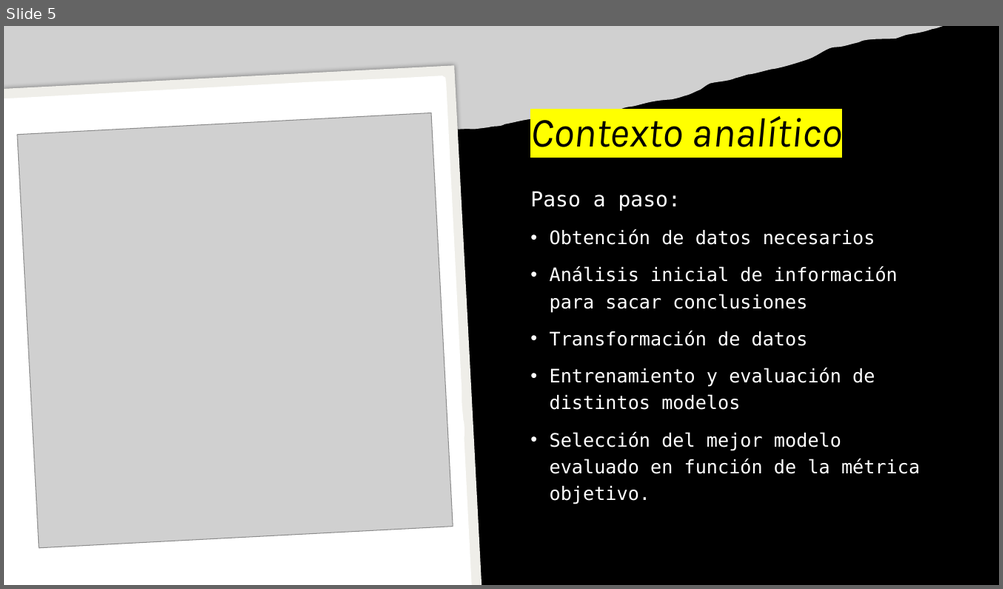
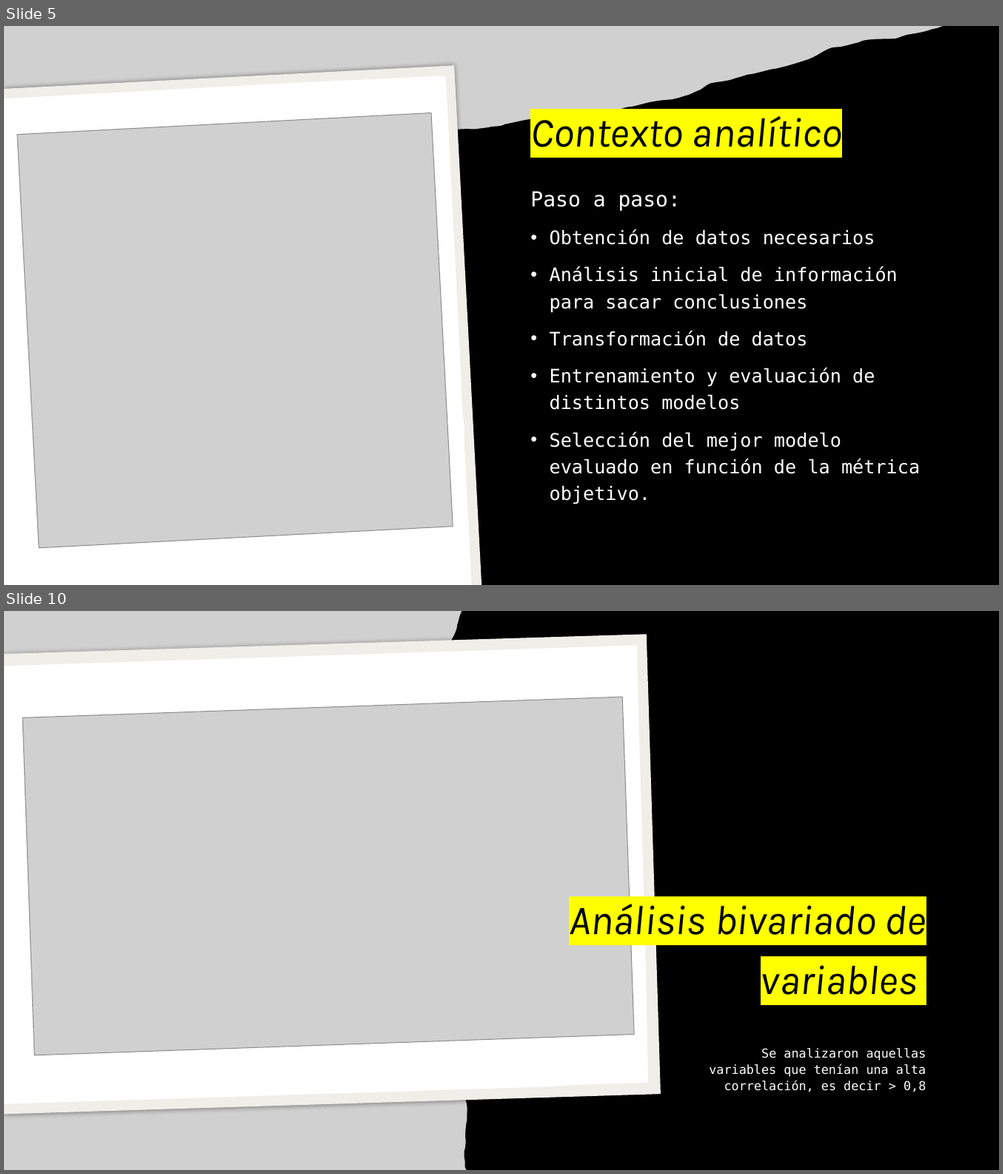
Before and after one commit to juampa95/customer-churn-ds, a slide deck: Análisis de abandono de clientes.pptx. Shown one above the other, each under a label of ours: slide 5 before the commit, slides 5 and 10 after it; the slides between them are not shown. The pictures are 1003x589 and 1003x1174 pixels, drawn with LibreOffice and Linux fonts; fonts in the diff are those of the drawing; grey boxes stand for pictures. Boxes give left, top, right and bottom in pixels: in the first picture for what was removed or moved away, otherwise in the second. Text is boxed around its words. In the diff, an @@ line names an element or a change of style, - is before the commit and + after.

```diff
--- a/Análisis de abandono de clientes.pptx
+++ b/Análisis de abandono de clientes.pptx
@@ slide 10 added at (x1=4, y1=611, x2=999, y2=1170), background #000000 @@
@@ picture added at (x1=4, y1=611, x2=467, y2=1170) @@
@@ freeform shape added at (x1=4, y1=622, x2=668, y2=1128), fill #FFFFFF @@
@@ freeform shape added at (x1=4, y1=634, x2=660, y2=1115), fill #EFEEE9 @@
@@ picture added at (x1=23, y1=697, x2=634, y2=1056) @@
@@ title added at (x1=569, y1=904, x2=926, y2=995), 40 pt, text #000000, italic @@
+Análisis bivariado de variables
@@ text added at (x1=708, y1=1048, x2=926, y2=1093), 12 pt, text #FFFFFF @@
+Se analizaron aquellas variables que tenían una alta correlación, es decir > 0,8
```
Also in this commit, not shown: 4 slides changed, 7 other slides added, 1 slide removed, 6 other files.
